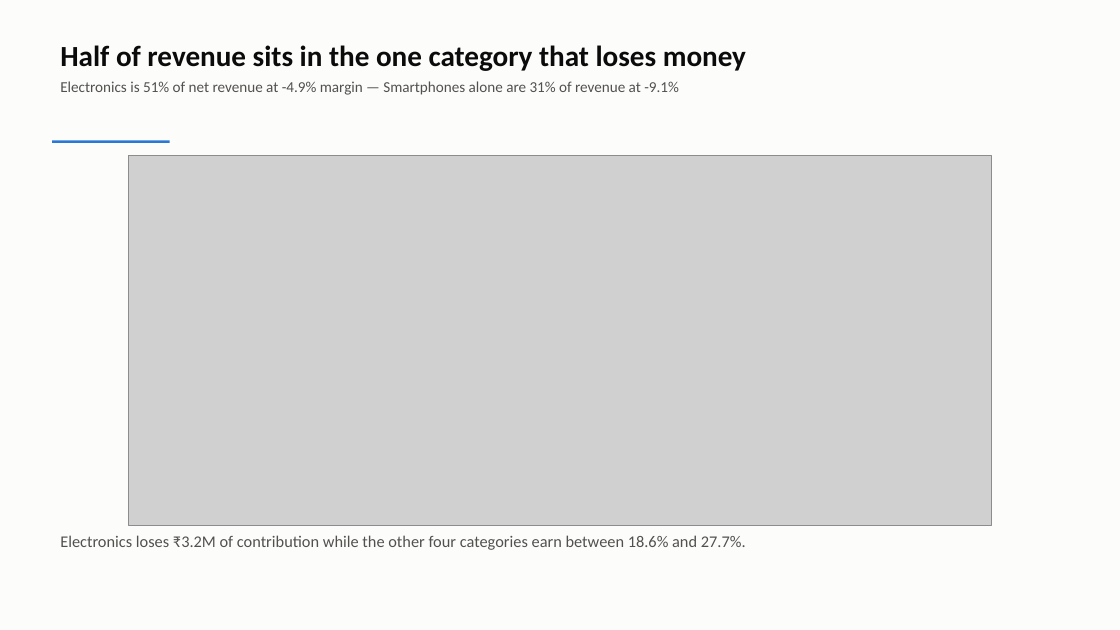
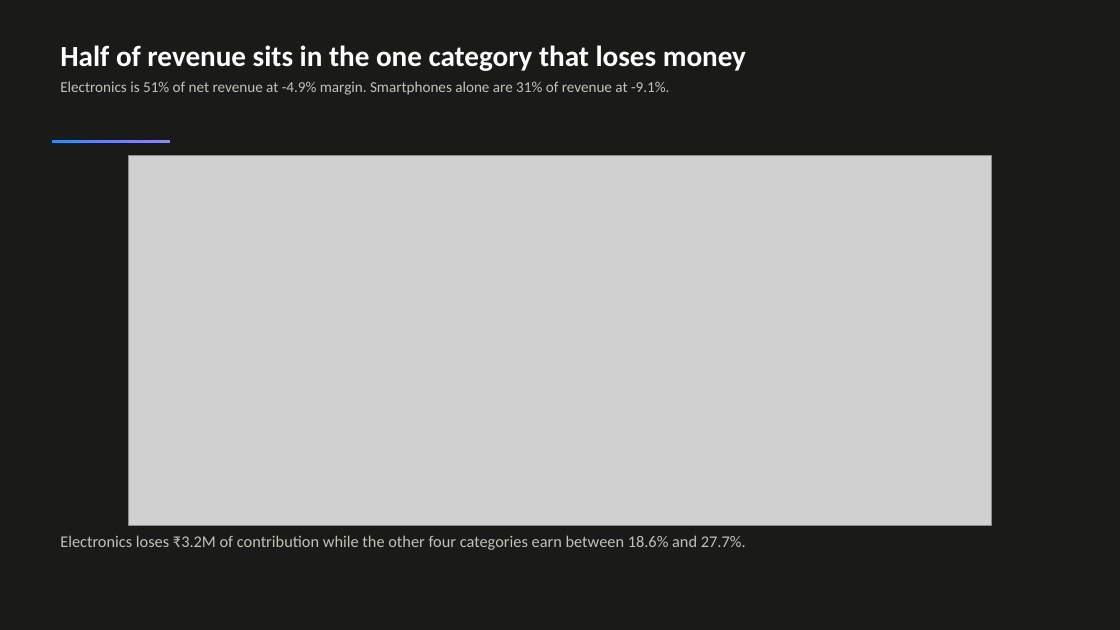
Before and after one commit to saint2706/AuroraCart-Case-Study, a slide deck: slide 8 of deliverables/AuroraCart_Executive_Story.pptx. Drawn at 1120x630 pixels with LibreOffice and Linux fonts; fonts in the diff are those of the drawing; grey boxes stand for pictures. Boxes give left, top, right and bottom in pixels: in the first picture for what was removed or moved away, otherwise in the second. Text is boxed around its words. In the diff, an @@ line names an element or a change of style, - is before the commit and + after.

```diff
--- a/deliverables/AuroraCart_Executive_Story.pptx
+++ b/deliverables/AuroraCart_Executive_Story.pptx
@@ background #FCFCFB to #1A1A19 @@
@@ text at [60,45,746,71]: text colour #0B0B0B to #FFFFFF in "Half of revenue sits in the one ..." @@
@@ text at [60,81,669,95]: text changed; text colour #52514E to #C3C2B7 @@
-Electronics is 51% of net revenue at -4.9% margin — Smartphones alone are 31% of revenue at -9.1%
+Electronics is 51% of net revenue at -4.9% margin. Smartphones alone are 31% of revenue at -9.1%.
@@ rectangle at [52,140,170,143]: fill #2A78D6 to gradient #3987E5 to #9085E9 @@
@@ text "Electronics loses ₹3.2M of contribution ..." at [60,535,746,550]: text colour #52514E to #C3C2B7 @@
```
Also in this commit, not shown: 16 other slides changed, 25 other files.
